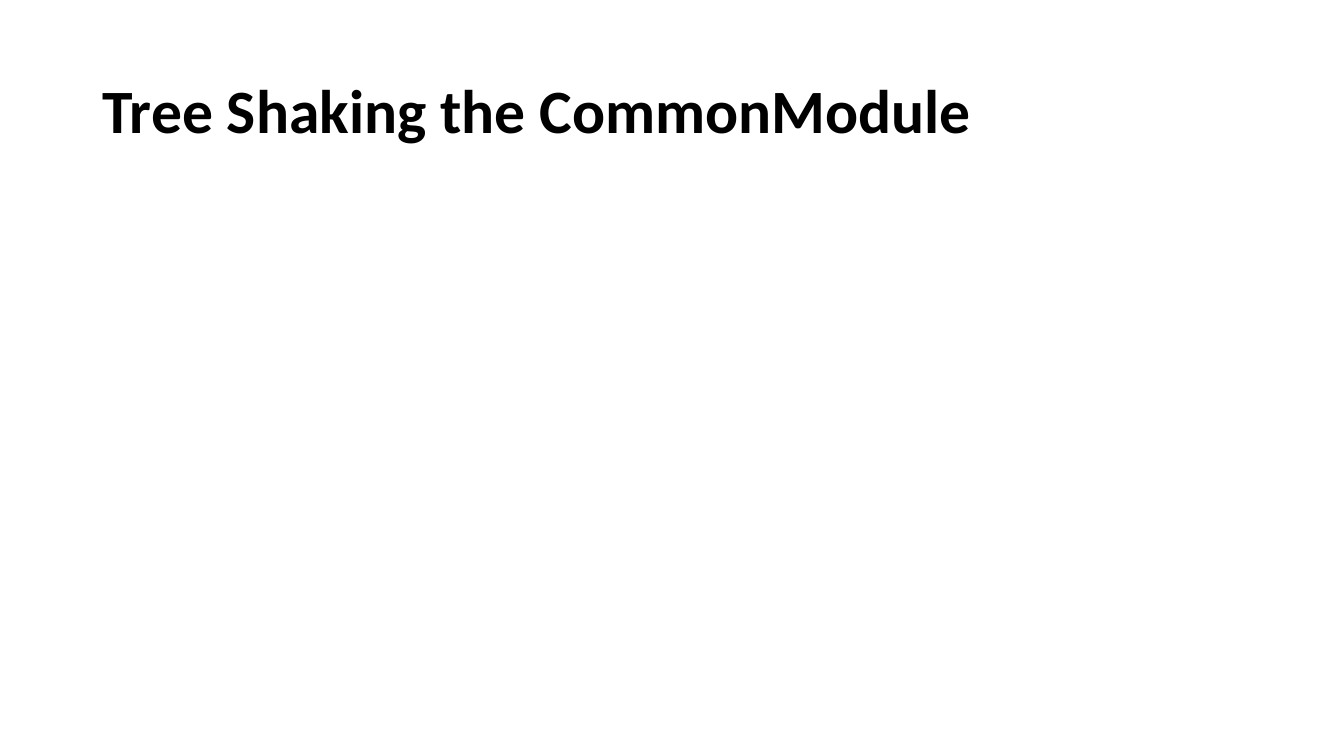
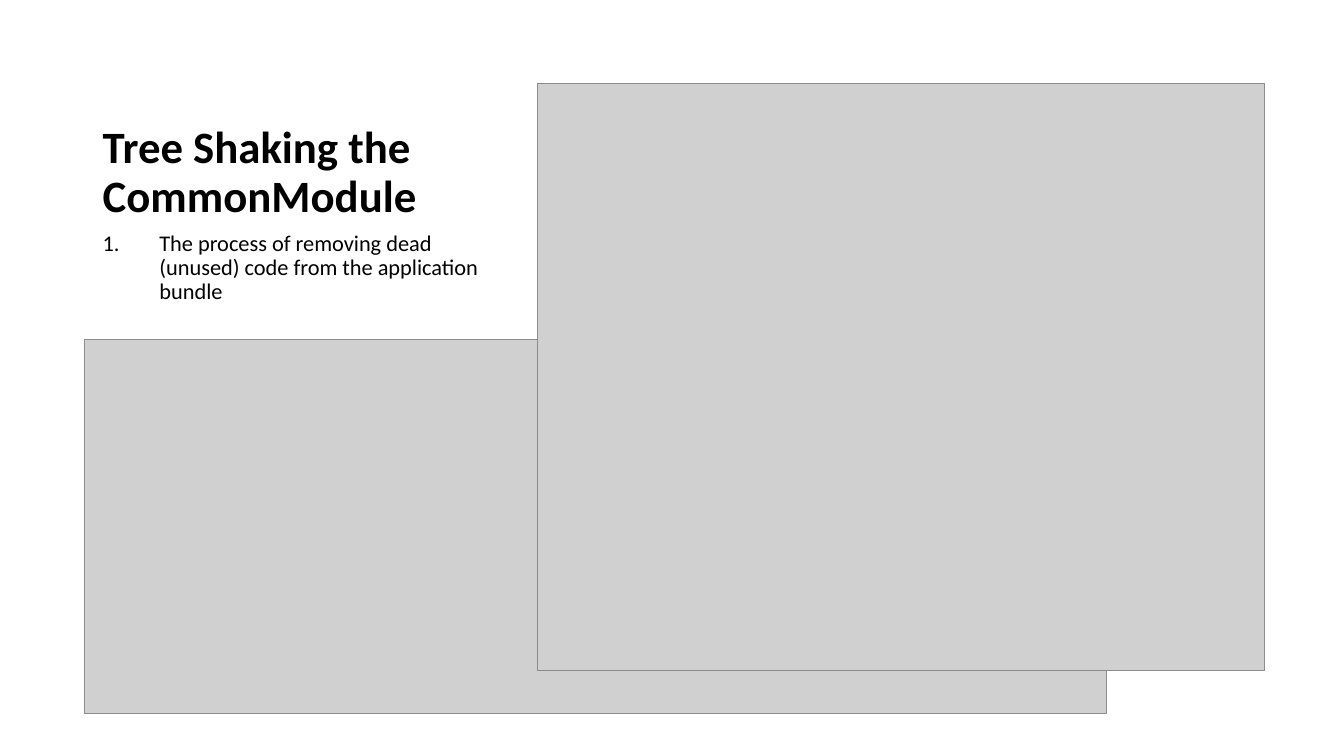
Before and after one commit to vuthaphai/ng-15-new-features, a slide deck: slide 11 of Angular v15.pptx. Drawn at 1344x756 pixels with LibreOffice and Linux fonts; fonts in the diff are those of the drawing; grey boxes stand for pictures. Boxes give left, top, right and bottom in pixels: in the first picture for what was removed or moved away, otherwise in the second. Text is boxed around its words. In the diff, an @@ line names an element or a change of style, - is before the commit and + after.

Commit message:
finished: tree shacking

```diff
--- a/Angular v15.pptx
+++ b/Angular v15.pptx
@@ title "Tree Shaking the CommonModule": place and size @@
-title "Tree Shaking the CommonModule" at bbox=[102, 89, 970, 144]
+title "Tree Shaking the CommonModule" at bbox=[103, 131, 417, 213]
@@ title "Tree Shaking the CommonModule" at bbox=[103, 131, 417, 213]: size 44 to 32 pt; vertical alignment middle to bottom @@
@@ picture added at bbox=[537, 84, 1264, 670] @@
@@ text added at bbox=[159, 235, 478, 299], 16 pt, text #000000 @@
+1. The process of removing dead (unused) code from the application bundle
@@ picture added at bbox=[85, 340, 1107, 714] @@
```
Also in this commit, not shown: 7 other files.
